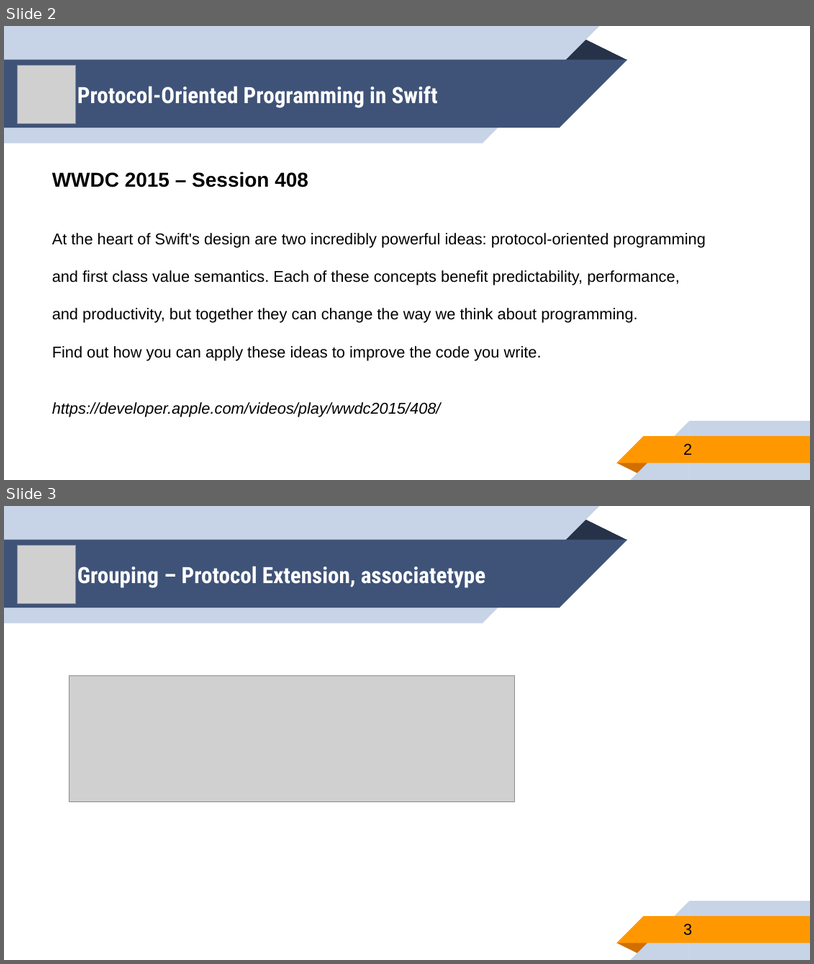
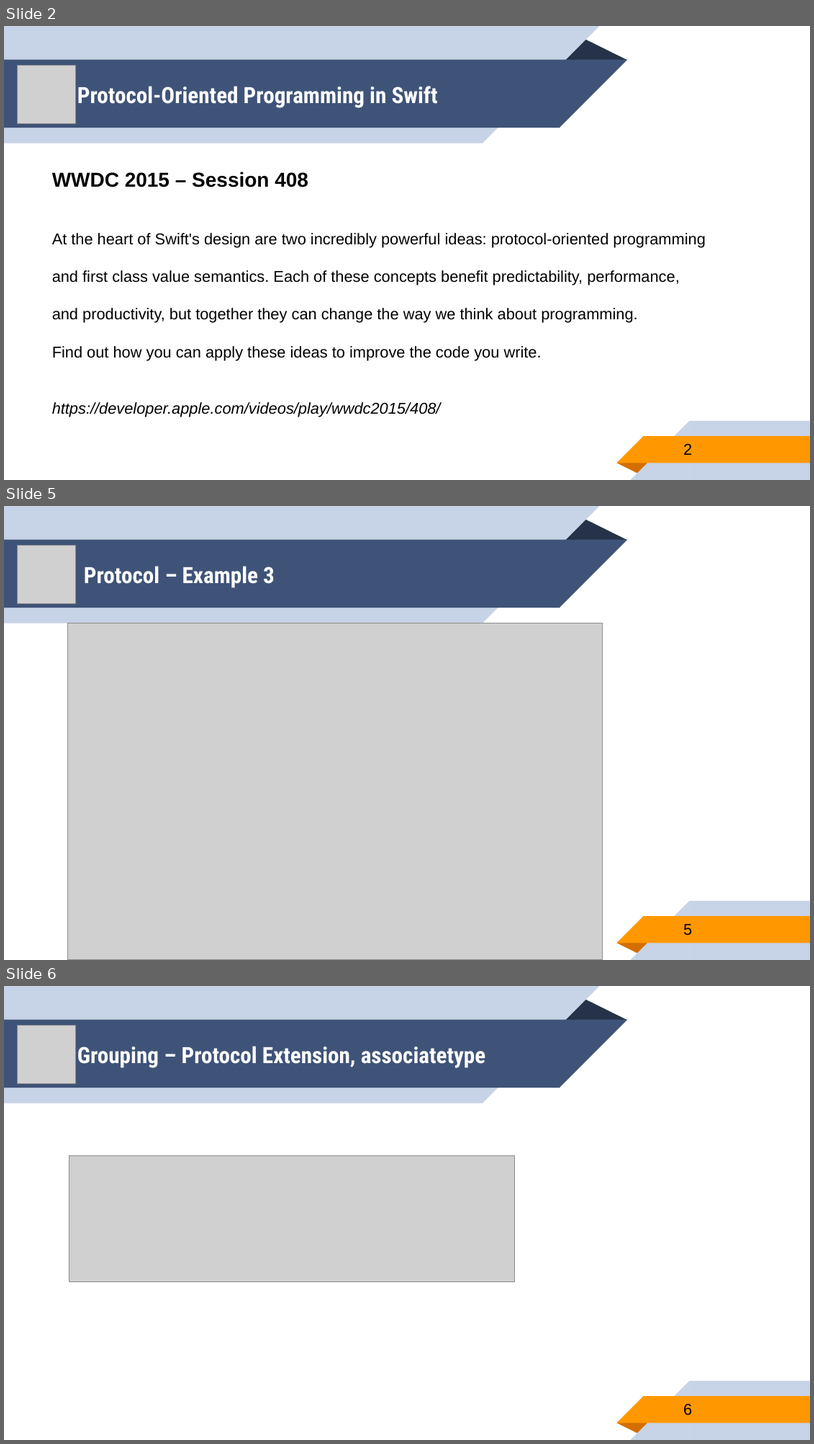
Before and after one commit to younghwankim/RxSwiftClass, a slide deck: AdvancedRxSwift/day2/AdvancedRxSwift2.pptx. Shown one above the other, each under a label of ours: slides 2 and 3 before the commit, slides 2, 5 and 6 after it; the slides between them are not shown. The pictures are 814x964 and 814x1444 pixels, drawn with LibreOffice and Linux fonts; fonts in the diff are those of the drawing; grey boxes stand for pictures. Boxes give left, top, right and bottom in pixels: in the first picture for what was removed or moved away, otherwise in the second. Text is boxed around its words. In the diff, an @@ line names an element or a change of style, - is before the commit and + after.

```diff
--- a/AdvancedRxSwift/day2/AdvancedRxSwift2.pptx
+++ b/AdvancedRxSwift/day2/AdvancedRxSwift2.pptx
@@ slide 5 added at [4, 506, 810, 960], background #FFFFFF; not listed: 10 template elements that a slide beside it also shows @@
@@ picture added at [18, 545, 77, 604] @@
@@ title added at [84, 566, 275, 588], 20 pt, text #FFFFFF, bold @@
+Protocol – Example 3
@@ picture added at [67, 623, 602, 960] @@
@@ page number added at [684, 924, 692, 935], 14 pt, text #000000 @@
+5
@@ what was slide 3 is now slide 6 @@
@@ page number at [684, 1403, 692, 1415]: text changed @@
-3
+6
```
Also in this commit, not shown: 2 other slides added, 16 other files.
